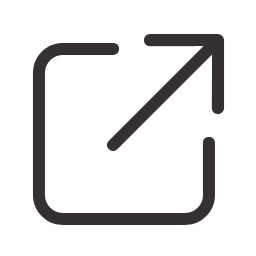
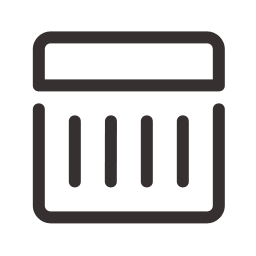
Layers edited between the first and the second 256x256 image:
hid group "external_link" (2 layers) over left=32, top=34, right=225, bottom=225
added group "upcoming" with 1 layers above "calendar" over left=32, top=31, right=225, bottom=224
added layer "P copy" (1st of 2, in "upcoming") in group "upcoming" over left=32, top=31, right=225, bottom=224
